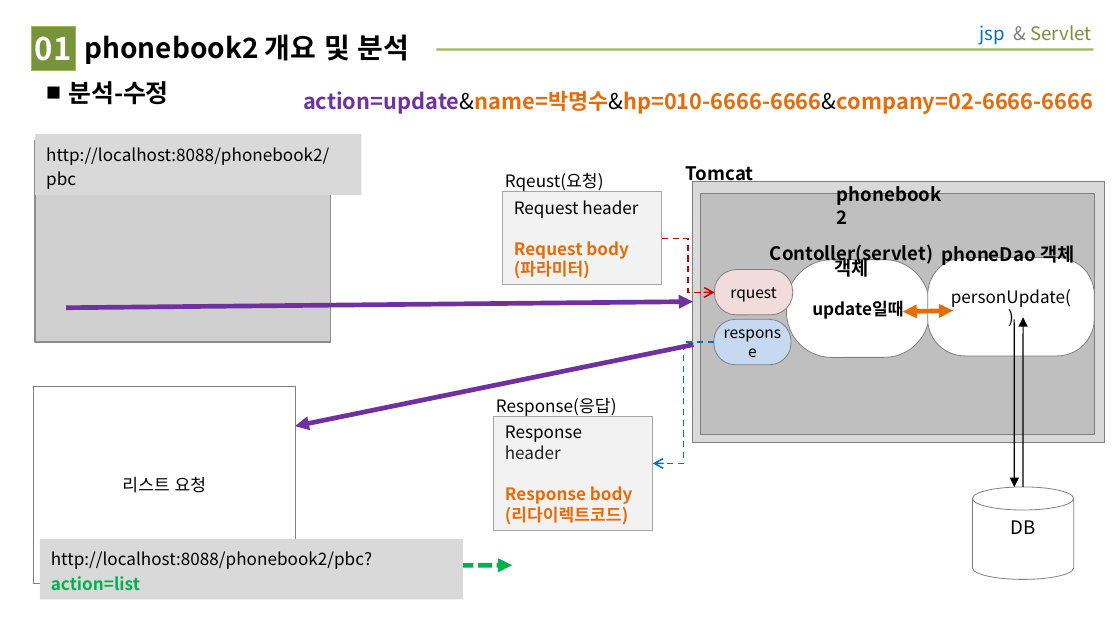
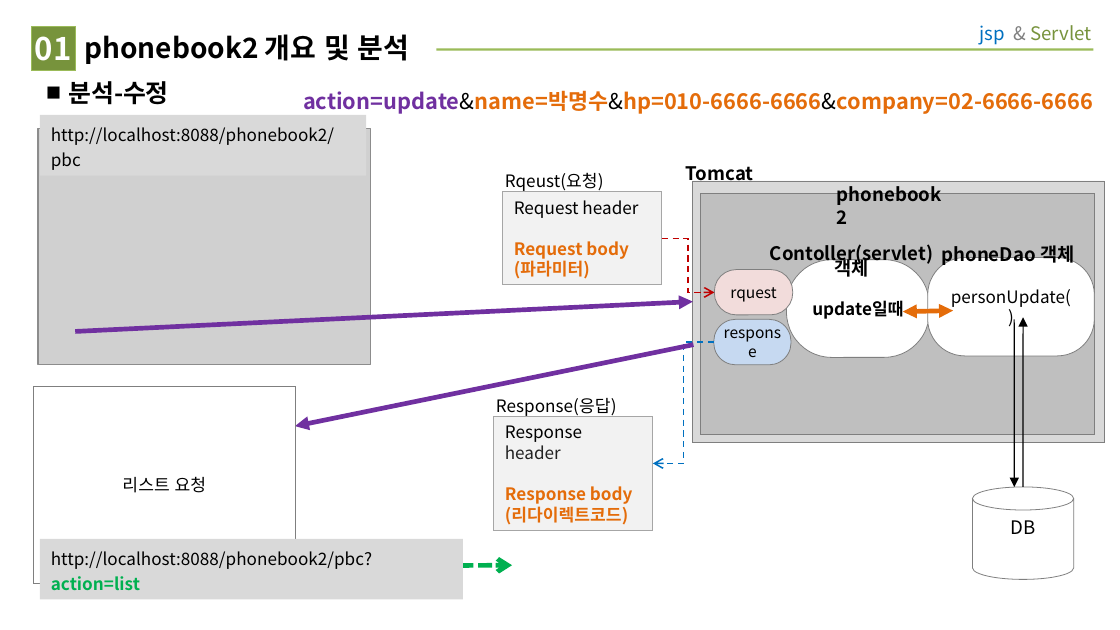
Before and after one commit to Ryu-Yena/phonebook2, a slide deck: slide 3 of phonebook2_footprint.ppt. Drawn at 1120x630 pixels with LibreOffice and Linux fonts; fonts in the diff are those of the drawing; grey boxes stand for pictures. Boxes give left, top, right and bottom in pixels: in the first picture for what was removed or moved away, otherwise in the second. Text is boxed around its words. In the diff, an @@ line names an element or a change of style, - is before the commit and + after.

Commit message:
phonebook2_footprint 삭제, 수정폼, 수정 관련 도식화

```diff
--- a/phonebook2_footprint.ppt
+++ b/phonebook2_footprint.ppt
@@ rectangle "http://localhost:8088/phonebook2/pbc": place and size @@
-rectangle "http://localhost:8088/phonebook2/pbc" at [35,134,361,195]
+rectangle "http://localhost:8088/phonebook2/pbc" at [40,115,366,176]
@@ picture: place and size @@
-picture at [35,140,330,342]
+picture at [38,129,371,365]
@@ arrow moved from (66, 308) - (693, 301) to (75, 332) - (693, 301) @@
```
Also in this commit, not shown: 2 other slides changed.
